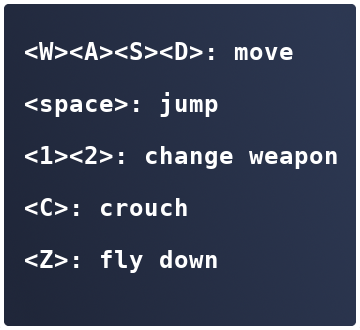
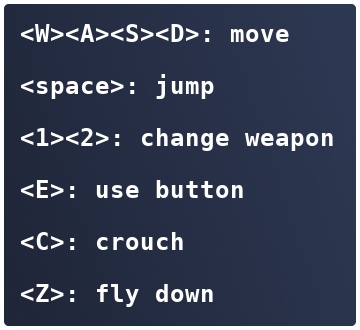
Layered file, before and after one edit (w=360, h=330). Changes by layer:
painted on "names #1" over [21, 24, 337, 307]
